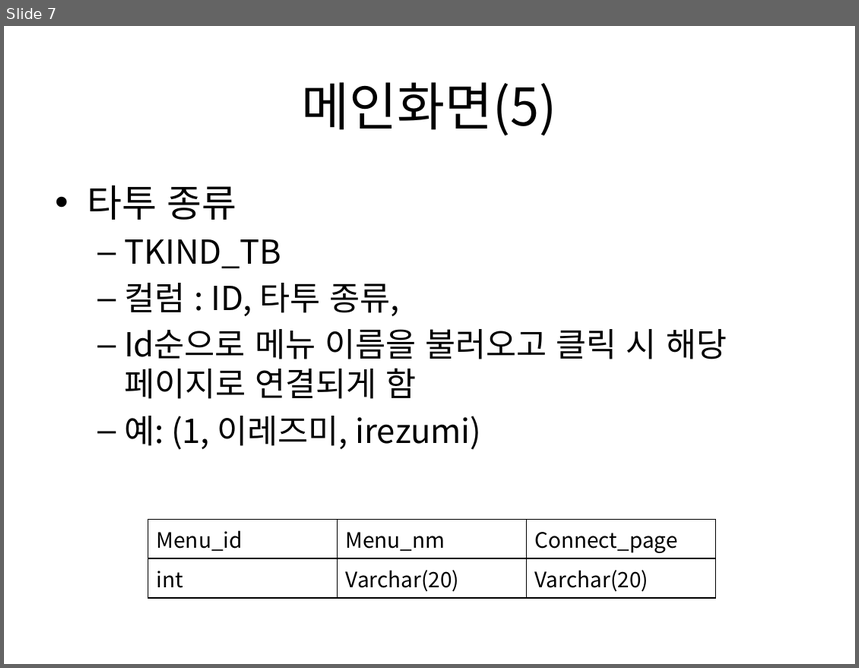
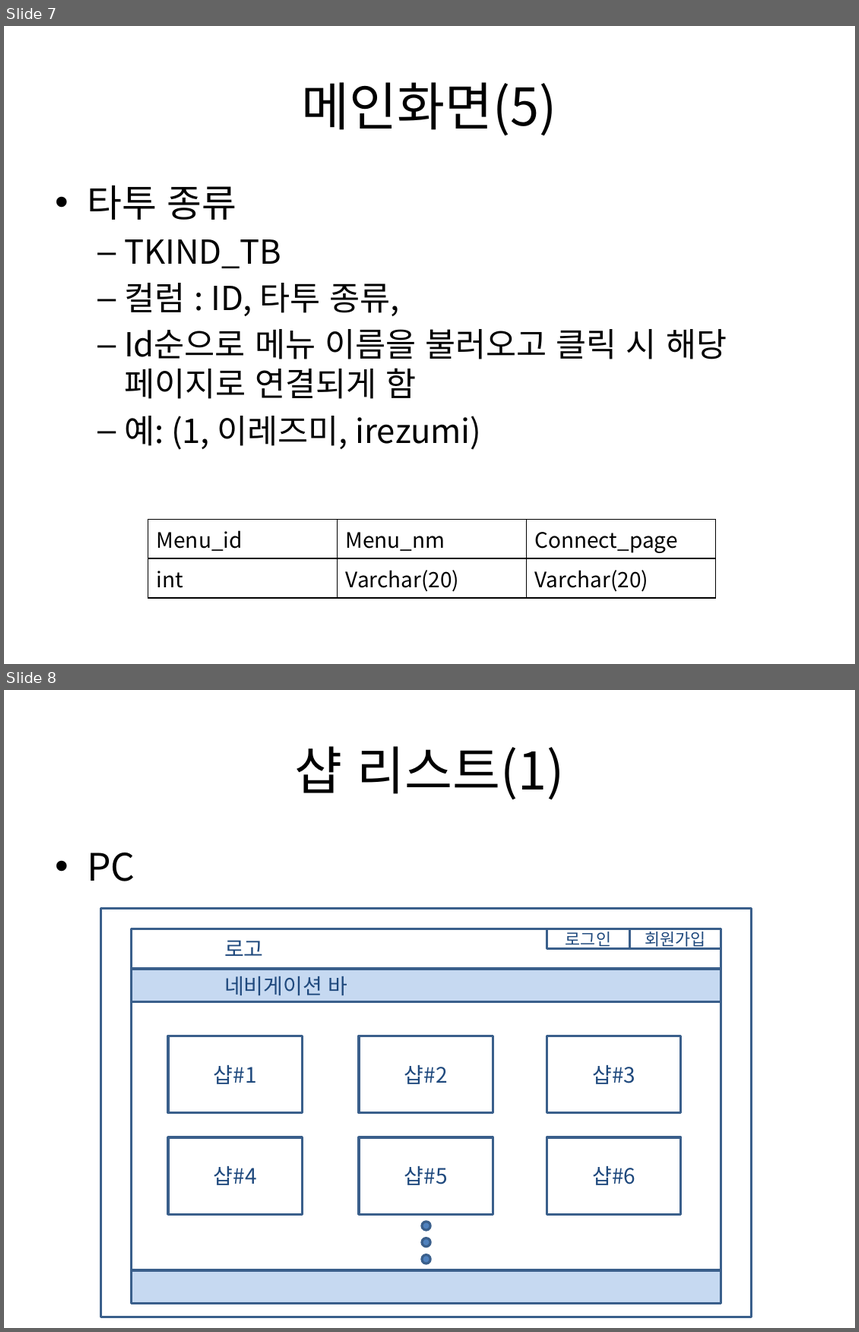
Before and after one commit to kurodari/ttm, a slide deck: docs/ttm DB설계.pptx. Shown one above the other, each under a label of ours: slide 7 before the commit, slides 7 and 8 after it. The pictures are 859x668 and 859x1332 pixels, drawn with LibreOffice and Linux fonts; fonts in the diff are those of the drawing. Boxes give left, top, right and bottom in pixels: in the first picture for what was removed or moved away, otherwise in the second. Text is boxed around its words. In the diff, an @@ line names an element or a change of style, - is before the commit and + after.

Commit message:
샵리스트 DB설계 추가1

```diff
--- a/docs/ttm DB설계.pptx
+++ b/docs/ttm DB설계.pptx
@@ slide 8 added at (4,690,855,1328), background #FFFFFF @@
@@ title added at (294,746,564,800), 44 pt, text #000000 @@
+샵 리스트(1)
@@ text added at (87,853,135,882), 32 pt, text #000000 @@
+• PC
@@ rectangle added at (101,909,751,1317), outline #3A5F8C 2 pt @@
@@ rectangle added at (131,929,721,969), outline #3A5F8C 2 pt, 18 pt, text #1F497D @@
+로고
@@ rectangle added at (547,929,629,950), outline #3A5F8C 2 pt, 14 pt, text #1F497D @@
+로그인
@@ rectangle added at (629,929,721,950), outline #3A5F8C 2 pt, 14 pt, text #1F497D @@
+회원가입
@@ rectangle added at (131,969,721,1002), fill #C6D9F1, outline #3A5F8C 2 pt, 18 pt, text #1F497D @@
+네비게이션 바
@@ rectangle added at (131,1002,721,1271), outline #3A5F8C 2 pt @@
@@ rectangle added at (168,1036,302,1113), outline #3A5F8C 2 pt, 18 pt, text #1F497D @@
+샵#1
@@ rectangle added at (359,1036,493,1113), outline #3A5F8C 2 pt, 18 pt, text #1F497D @@
+샵#2
@@ rectangle added at (547,1036,680,1113), outline #3A5F8C 2 pt, 18 pt, text #1F497D @@
+샵#3
@@ rectangle added at (168,1138,302,1215), outline #3A5F8C 2 pt, 18 pt, text #1F497D @@
+샵#4
@@ rectangle added at (359,1138,493,1215), outline #3A5F8C 2 pt, 18 pt, text #1F497D @@
+샵#5
@@ rectangle added at (547,1138,680,1215), outline #3A5F8C 2 pt, 18 pt, text #1F497D @@
+샵#6
@@ ellipse added at (422,1222,430,1230), fill #4F81BD, outline #3A5F8C 2 pt @@
@@ ellipse added at (422,1238,430,1246), fill #4F81BD, outline #3A5F8C 2 pt @@
@@ ellipse added at (422,1255,430,1264), fill #4F81BD, outline #3A5F8C 2 pt @@
@@ rectangle added at (131,1271,721,1304), fill #C6D9F1, outline #3A5F8C 2 pt @@
```
Also in this commit, not shown: 2 other slides added.
